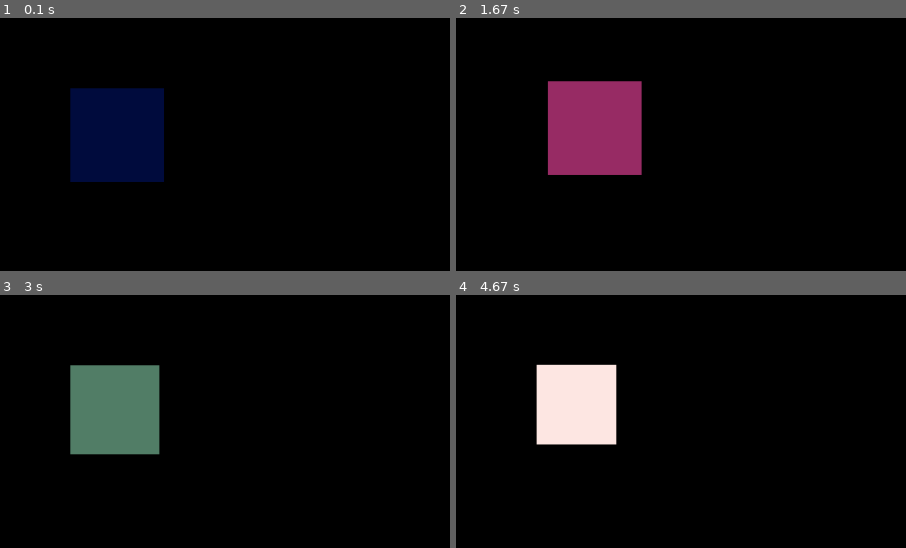
Above: before the commit, frames 1-4 (two rows, left to right).
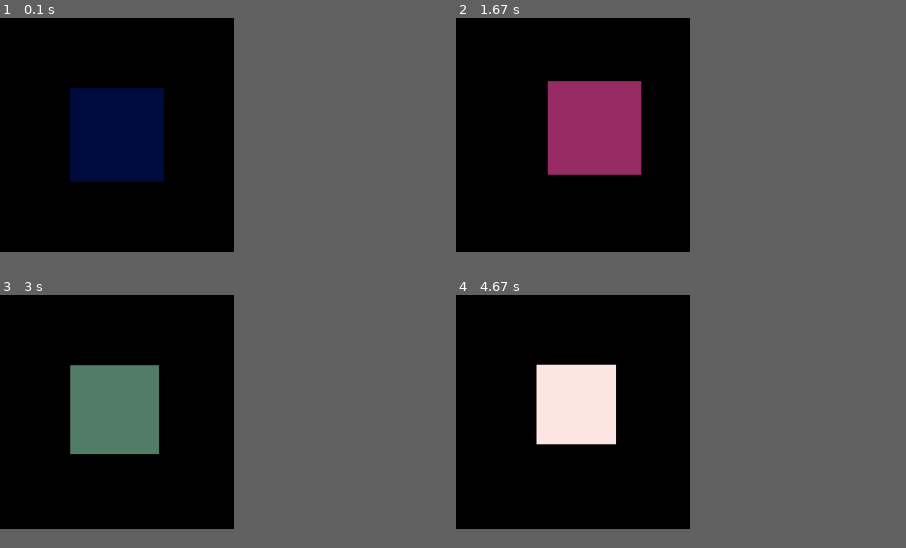
Above: after the commit, the same moments.

Repository: flashayy/python
Game: pygame game, started from work/disco.py
Two runs of this game, one before a commit and one after it. Both use one fixed random seed, a clock stepped at 60 frames per second and the inputs below.
Inputs:
- Up to frame 1 (0.1 s): no input
- Up to frame 2 (1.67 s): hold D 0.33-0.8 s; hold W 0.83-1.13 s; hold D 1.17-1.63 s
- Up to frame 3 (3 s): hold A 1.67-2.2 s; tap E at 1.82 s; hold S 2.23-2.53 s; hold A 2.57-2.97 s
- Up to frame 4 (4.67 s): hold W 3-3.37 s; tap E at 3.15, 4.62 s; hold D 3.4-4.03 s; hold S 4.07-4.43 s; hold A from 4.47 s (still down)
The pictures show only the part of the screen within x 0-50%, y 0-50%; the shares and areas given below are measured in that part.
In our replay, the window is 900x506 before the commit and 234x234 after it. These sizes can differ from the game's own. Grey fills any space a smaller window leaves; there, only what the larger window draws over its background counts as a difference.

The runs differ from the first frame. In frame 2, 0.2% of the frame differs, in the area x 20-42%, y 24-63%; in frame 3, less than 0.1%; in frame 4, 0.2%, in the area x 17-36%, y 27-60%.

Commit message:
zmenil som velkost

Diff:
--- a/work/disco.py
+++ b/work/disco.py
@@ -3,7 +3,7 @@
 import pygame
 pygame.init()
 
-res = xres, yres =1920, 1080
+res = xres, yres = 500, 500
 screen = pygame.display.set_mode(res)
 
 class Player():
